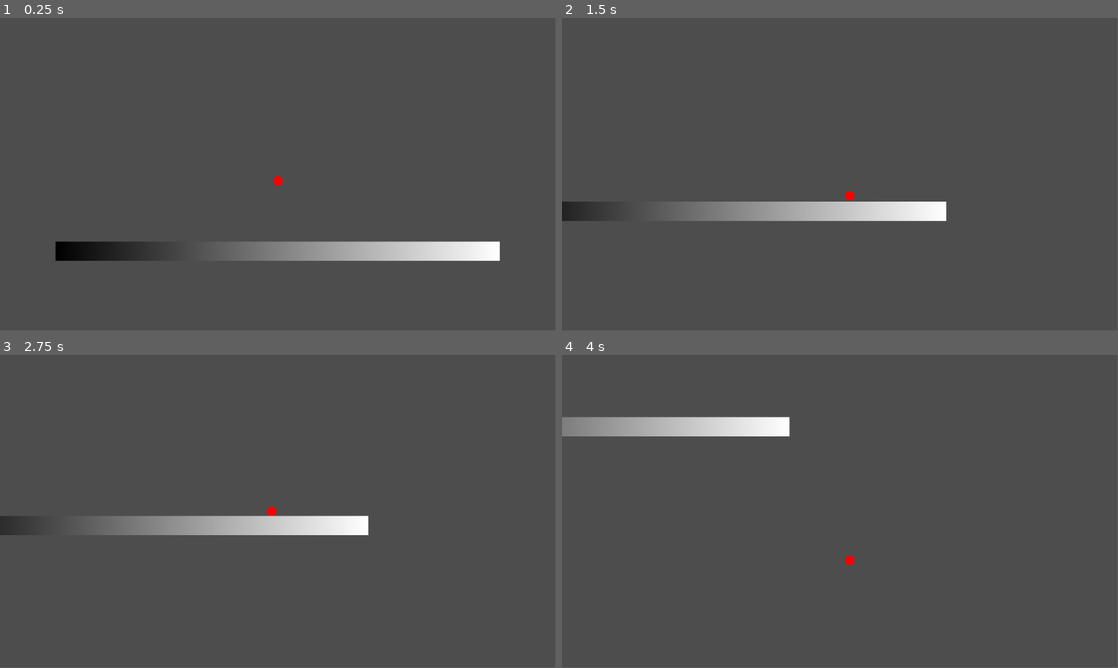
Above: before the commit, frames 1-4 (two rows, left to right).
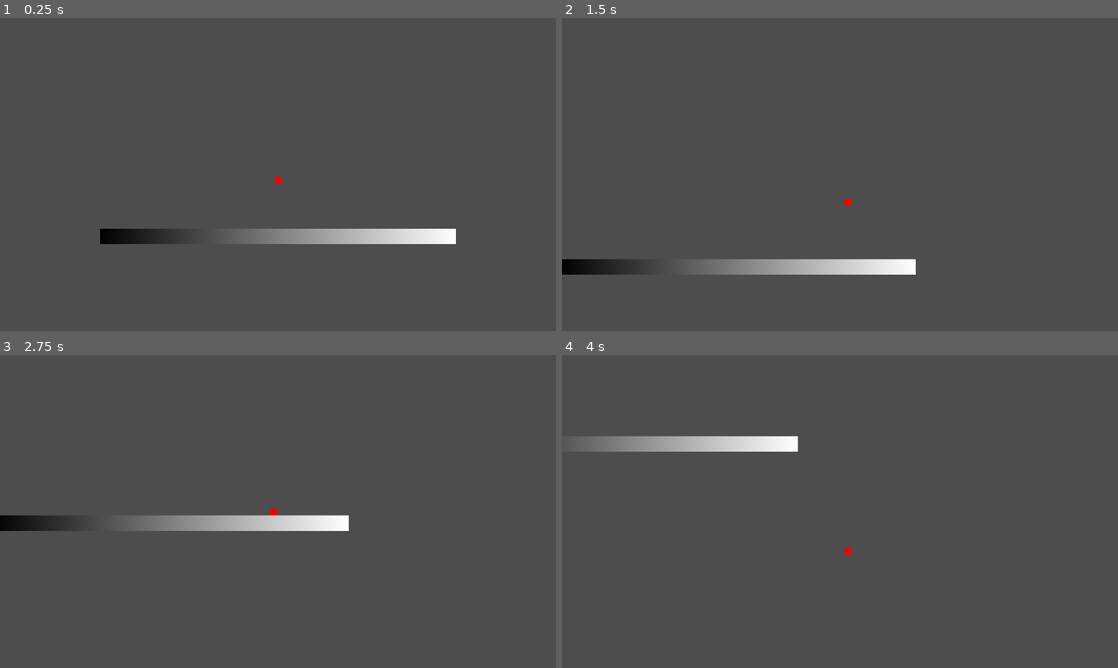
Above: after the commit, the same moments.

Repository: Verisran/EdiGameJam25
Game: Godot game, scene res://Level/game_root.tscn
The game is run twice, just before and just after one commit, with the same random seed, the same clock (stepped at 60 frames per second) and the same inputs.
Inputs (mouse positions are in pixels of both pictures, inside the frame that each line leads up to):
- Up to frame 1 (0.25 s): no input
- Up to frame 2 (1.5 s): move the mouse to (962, 158) at 0.52 s; hold D (Right) from 0.53 s (still down); tap Space (Jump) at 0.77 s; move the mouse to (728, 190) at 1.27 s
- Up to frame 3 (2.75 s): tap Space (Jump) at 1.52 s; move the mouse to (333, 442) at 2.02 s; release D (Right) at 2.03 s; hold A (Left) from 2.03 s (still down)
- Up to frame 4 (4 s): move the mouse to (812, 574) at 2.77 s; release A (Left) at 2.78 s; hold D (Right) from 2.78 s (still down); tap Space (Jump) at 3.02, 3.77 s; move the mouse to (1006, 558) at 3.52 s
In our replay, the window is 799x449 before the commit and 800x450 after it. These sizes can differ from the game's own. Grey fills any space a smaller window leaves; there, only what the larger window draws over its background counts as a difference.

The runs differ from the first frame. In frame 1, 5.8% of the frame differs, in the area x 10-90%, y 50-78%; in frame 2, 5.9%, in the area x 0-70%, y 55-82%; in frame 3, 1.9%; in frame 4, 4.5%.

Commit message:
player impulse test

Diff:
--- a/Bubbles/bubble_base.gd
+++ b/Bubbles/bubble_base.gd
@@ -8,7 +8,9 @@
 func _physics_process(delta: float)->void:
 	var result: Dictionary = PhysicsCast.shape(self, shape, layers)[0]
 	if(!result.is_empty()):
-		print(result.collider)
+		if(result.collider is Player):
+			on_collide(result.collider)
+		#print(result.collider)
 
-func on_collide()->void:
-	pass
+func on_collide(target: Player)->void:
+	target.impulse(Vector2.UP, 200)
--- a/Player/PlayerControl.gd
+++ b/Player/PlayerControl.gd
@@ -1,4 +1,5 @@
 extends CharacterBody2D
+class_name Player
 
 @onready var camera: Camera2D = $SmoothCam/Camera2D
 
@@ -49,3 +50,4 @@
 
 func impulse(vector: Vector2, strength: float)->void:
 	velocity += vector*strength
+	grav_multiplier = 1
--- a/project.godot
+++ b/project.godot
@@ -18,6 +18,11 @@
 [autoload]
 
 PhysicsCast="*res://Autoloads/ShortPhysics.gd"
+
+[display]
+
+window/size/viewport_width=1440
+window/size/viewport_height=810
 
 [dotnet]
 
